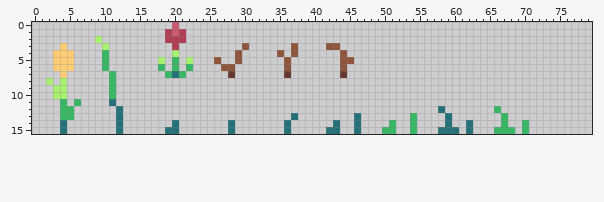
File history of a pixel-art file, 3 - TCC/bunny/plants/flowers.ase. The picture above is the old version.
80x16 pixels, 1 frame.
After the commit:
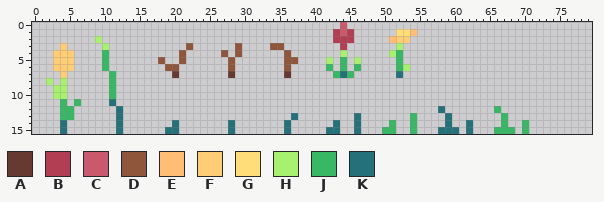
Palette (. is transparent): A #663931  B #b13e53  C #ca596e  D #8f563b  E #ffbd75  F #ffcd75  G #ffde7a  H #a7f070  J #38b764  K #257179
Changes in this commit:
{"where": "layer \"Layer 1\""}
{"y":0,"x":20,"old":"C","new":"."}
{"y":0,"x":44,"old":".","new":"C"}
{"y":1,"x":19,"old":"BCB","new":"..."}
{"y":1,"x":43,"old":"...","new":"BCB"}
{"y":1,"x":52,"old":"...","new":"GGE"}
{"y":2,"x":19,"old":"BBB","new":"..."}
{"y":2,"x":43,"old":"...","new":"BBB"}
{"y":2,"x":51,"old":"...","new":"EFF"}
{"y":3,"x":20,"old":"B","new":"."}
{"y":3,"x":22,"old":".","new":"D"}
{"y":3,"x":29,"old":".D","new":"D."}
{"y":3,"x":34,"old":"..","new":"DD"}
{"y":3,"x":37,"old":"D","new":"."}
{"y":3,"x":42,"old":"DD.","new":"..B"}
{"y":3,"x":52,"old":".","new":"H"}
{"y":4,"x":20,"old":"H.","new":".D"}
{"y":4,"x":27,"old":".","new":"D"}
{"y":4,"x":35,"old":"D.D","new":".D."}
{"y":4,"x":44,"old":"D","new":"H"}
{"y":4,"x":51,"old":"..","new":"HJ"}
{"y":5,"x":18,"old":"H","new":"D"}
{"y":5,"x":20,"old":"J.H","new":".D."}
{"y":5,"x":26,"old":"D","new":"."}
{"y":5,"x":28,"old":".D","new":"D."}
{"y":5,"x":37,"old":".","new":"D"}
{"y":5,"x":42,"old":".","new":"H"}
{"y":5,"x":44,"old":"DD.","new":"J.H"}
{"y":5,"x":52,"old":".","new":"J"}
{"y":6,"x":18,"old":"J.J","new":".DD"}
{"y":6,"x":22,"old":"J","new":"."}
{"y":6,"x":27,"old":"D","new":"."}
{"y":6,"x":42,"old":".","new":"J"}
{"y":6,"x":44,"old":"D","new":"J"}
{"y":6,"x":46,"old":".","new":"J"}
{"y":6,"x":52,"old":"..","new":"JH"}
{"y":7,"x":19,"old":"JKJ","new":".A."}
{"y":7,"x":43,"old":".A.","new":"JKJ"}
{"y":7,"x":52,"old":".","new":"K"}
